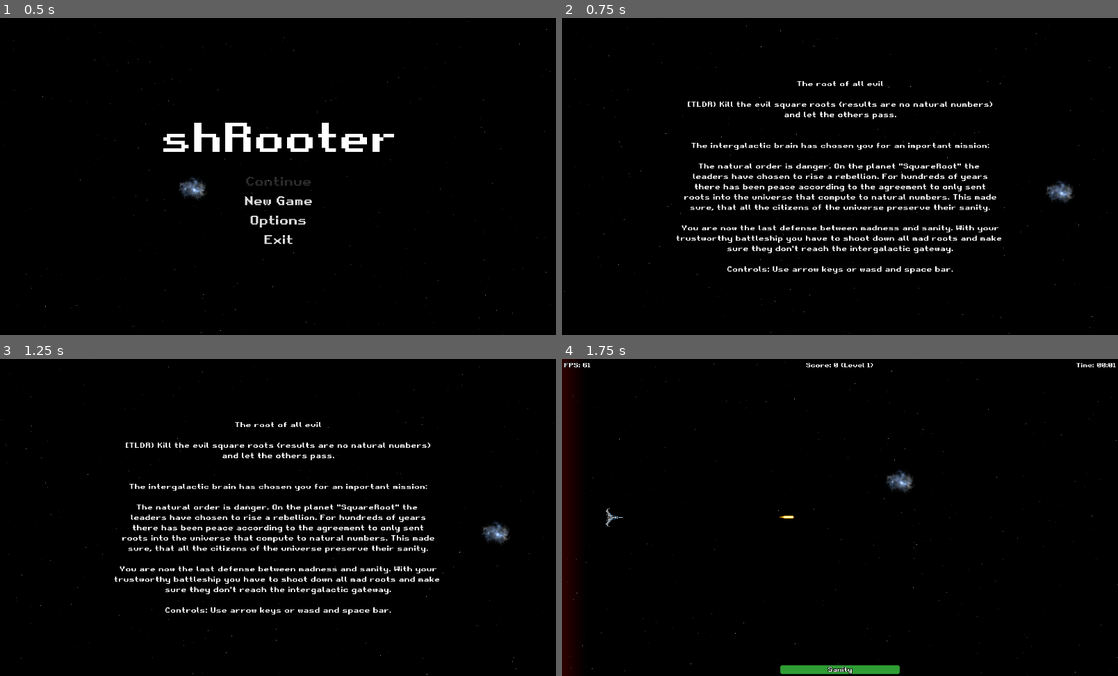
Above: before the commit, frames 1-4 (two rows, left to right).
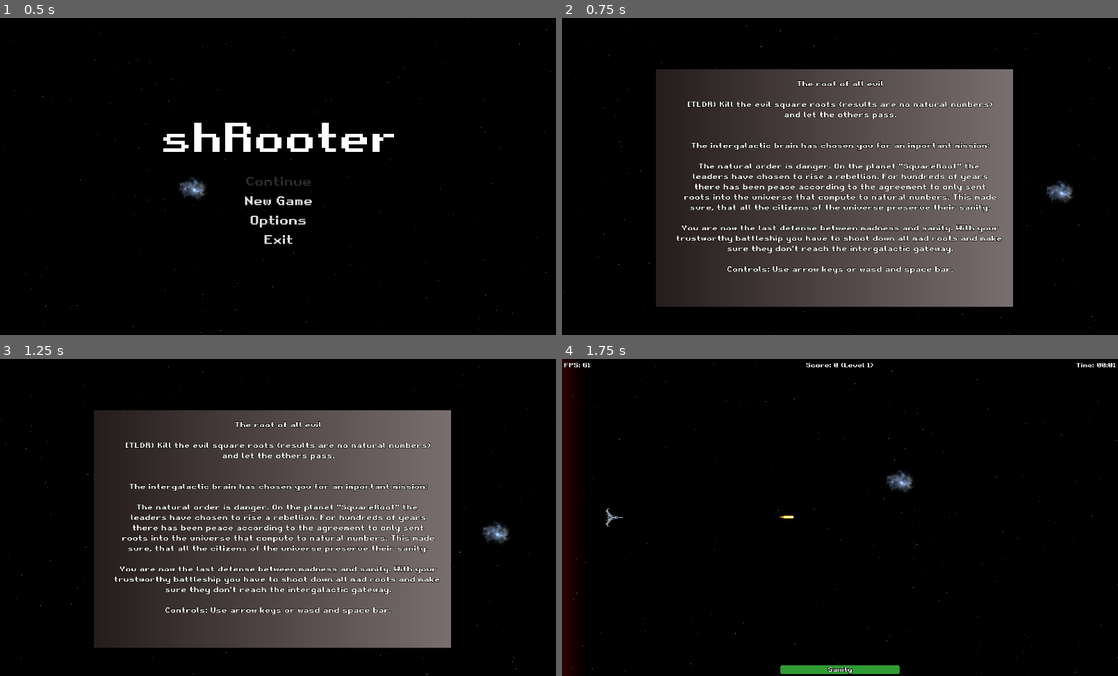
Above: after the commit, the same moments.

Repository: gingerr/ggj-2023-roots-one
Game: Godot game, scene res://MainMenu.tscn
Two runs of this game, one before a commit and one after it. Both use one fixed random seed, a clock stepped at 60 frames per second and the inputs below.
Inputs:
- Up to frame 1 (0.5 s): no input
- Up to frame 2 (0.75 s): click "New Game" at 0.5 s
- Up to frame 3 (1.25 s): no input
- Up to frame 4 (1.75 s): tap Enter at 1.25 s; hold Right (ui_right) from 1.28 s (still down); tap Space at 1.52 s

Frame 1 is identical in both runs. In frame 2, 43% of the frame differs, in the area x 16-82%, y 16-92%; in frame 3, 43%; in frame 4, nothing differs.

Commit message:
.

Diff:
--- a/Intro.tscn
+++ b/Intro.tscn
@@ -1,8 +1,19 @@
-[gd_scene load_steps=5 format=2]
+[gd_scene load_steps=8 format=2]
 
 [ext_resource path="res://resources/retro-gaming.ttf" type="DynamicFontData" id=1]
 [ext_resource path="res://BackgroundLayer.tscn" type="PackedScene" id=2]
 [ext_resource path="res://Intro.gd" type="Script" id=3]
+
+[sub_resource type="CanvasItemMaterial" id=4]
+
+[sub_resource type="Gradient" id=2]
+colors = PoolColorArray( 0.144531, 0.110092, 0.110092, 1, 0.480469, 0.437302, 0.437302, 1 )
+
+[sub_resource type="GradientTexture2D" id=3]
+gradient = SubResource( 2 )
+width = 900
+height = 600
+use_hdr = true
 
 [sub_resource type="DynamicFont" id=1]
 size = 18
@@ -27,6 +38,11 @@
 size_flags_horizontal = 3
 size_flags_vertical = 3
 
+[node name="Sprite" type="Sprite" parent="VBoxContainer"]
+material = SubResource( 4 )
+position = Vector2( 400, 275 )
+texture = SubResource( 3 )
+
 [node name="Label" type="Label" parent="VBoxContainer"]
 unique_name_in_owner = true
 margin_right = 55.0
